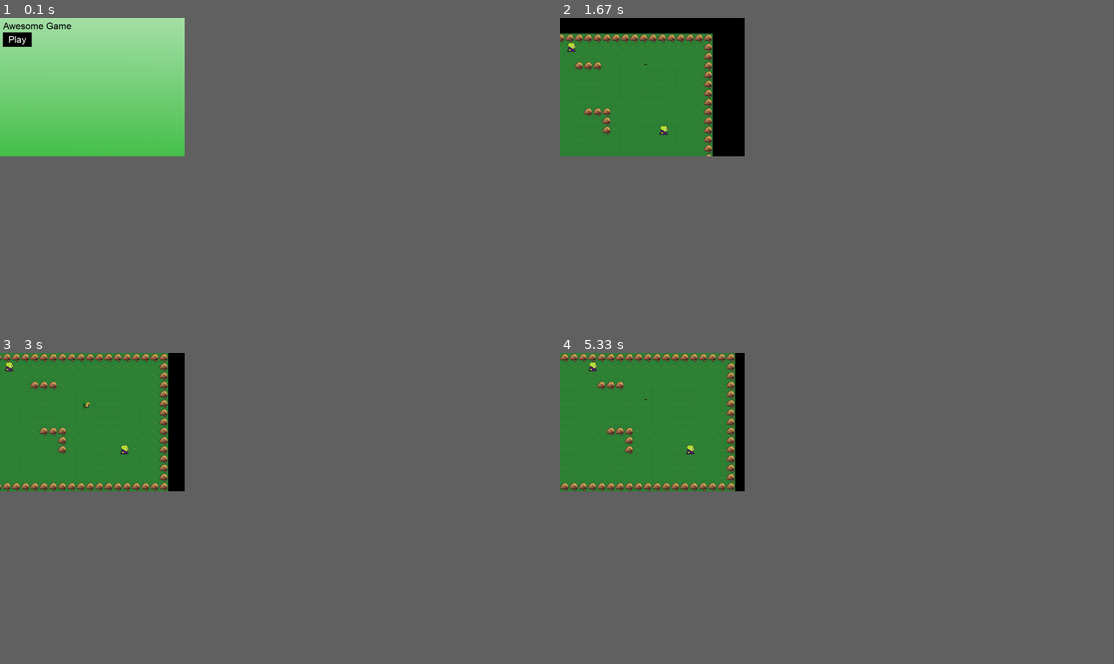
Above: before the commit, frames 1-4 (two rows, left to right).
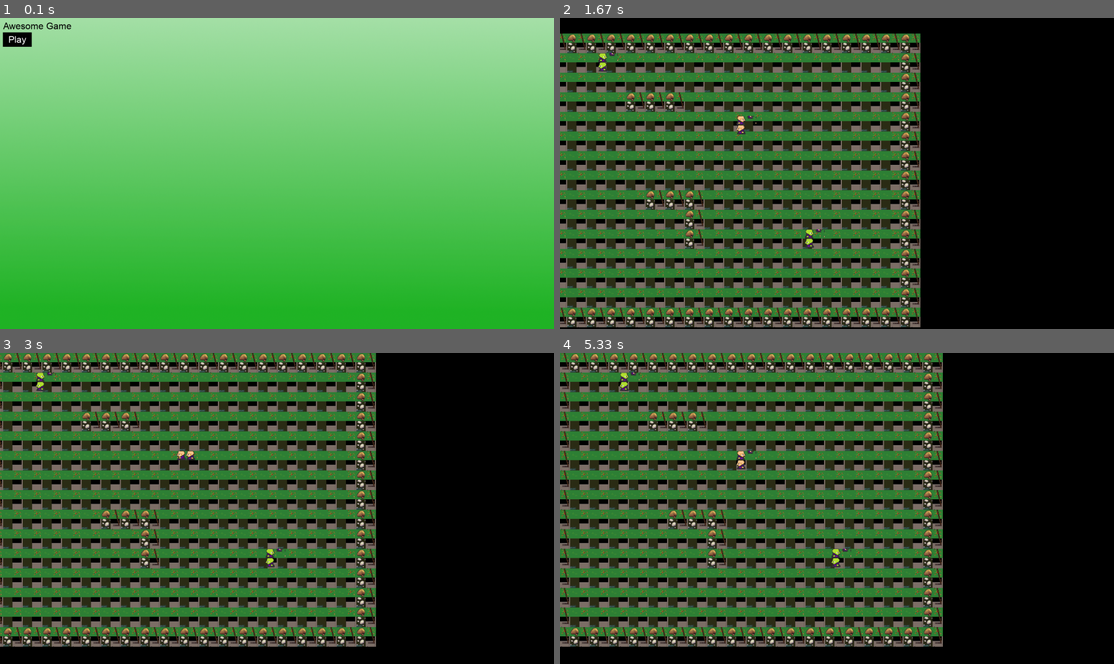
Above: after the commit, the same moments.

Repository: Xoel95/ProyectoPyGame
Game: pygame game, started from main.py
The game is run twice, just before and just after one commit, with the same random seed, the same clock (stepped at 60 frames per second) and the same inputs.
Inputs (mouse positions are in pixels of both pictures, inside the frame that each line leads up to):
- Up to frame 1 (0.1 s): no input
- Up to frame 2 (1.67 s): click (576, 39) at 0.38 s; hold Right 0.67-1.13 s; move the mouse to (814, 189) at 0.7 s; hold Up 1.17-1.47 s; hold Right from 1.5 s (still down)
- Up to frame 3 (3 s): release Right at 1.97 s; hold Left 2-2.53 s; hold Down 2.57-2.87 s; hold Left from 2.9 s (still down)
- Up to frame 4 (5.33 s): release Left at 3.3 s; hold Up 3.33-3.7 s; hold Right 3.73-4.37 s; hold Down 4.4-4.77 s; hold Left 4.8-5.27 s; hold Right from 5.3 s (still down)
In our replay, the window is 300x225 before the commit and 900x506 after it. These sizes can differ from the game's own. Grey fills any space a smaller window leaves; there, only what the larger window draws over its background counts as a difference.

The runs differ from the first frame. In frame 1, 65% of the frame differs, in the area x 0-100%, y 0-79%; in frame 2, 52%; in frame 3, 54%; in frame 4, 55%.

Commit message:
Clase 29/10 Pruebas de fullscreen

Diff:
--- a/config.py
+++ b/config.py
@@ -1,7 +1,7 @@
 # constantes de la ventana
-WIN_WIDTH = 640  # 1366
-WIN_HEIGHT = 480  # 768
-TILESIZE = 32
+WIN_WIDTH = 1920  # 1360    640
+WIN_HEIGHT = 1080  # 1020   480
+TILESIZE = 68  # 32
 FPS = 60
 
 # constantes del personaje
@@ -24,7 +24,7 @@
 BLUE = (0, 0, 255)
 WHITE = (255, 255, 255)
 
-# mapa
+# mapa 20x15
 TILEMAP = [
     'BBBBBBBBBBBBBBBBBBBB',
     'B..E...............B',
--- a/main.py
+++ b/main.py
@@ -1,6 +1,4 @@
-import pygame
 import sys
-from config import *
 from sprites import *
 
 class Game:
@@ -8,12 +6,12 @@
 	def __init__(self):
 		# función main del juego
 		pygame.init()
-		self.screen = pygame.display.set_mode((WIN_WIDTH, WIN_HEIGHT))
+		self.screen = pygame.display.set_mode((WIN_WIDTH, WIN_HEIGHT), pygame.FULLSCREEN)
 		self.clock = pygame.time.Clock()
 		self.font = pygame.font.Font('fonts/arial.ttf', 32)
 		self.running = True
 
-		self.character_spritesheet = Spritesheet('img/link.png')
+		self.character_spritesheet = Spritesheet('img/character.png')
 		self.terrain_spritesheet = Spritesheet('img/terrain.png')
 		self.enemy_spritesheet = Spritesheet('img/enemy.png')
 		self.attack_spritesheet = Spritesheet('img/attack.png')
@@ -131,7 +129,24 @@
 			self.clock.tick(FPS)
 			pygame.display.update()
 
+	def scale_screen_conf(self):
+		# Al poner pantalla completa, podemos tomar el valor del monitor
+		monitor_width = self.screen.get_width()
+		monitor_height = self.screen.get_height()
+		# Calculamos la escala entre ambas fuentes y reajustamos pantalla y fondo
+		scale_width = monitor_width / WIN_WIDTH
+		scale_height = monitor_height / WIN_HEIGHT
+		self.screen = pygame.display.set_mode((monitor_width, monitor_height), pygame.FULLSCREEN)
+		bg_surface = pygame.image.load("img/introbackground.png").convert()
+		pygame.transform.scale(bg_surface, (int(bg_surface.get_width() * scale_width),
+											int(bg_surface.get_height() * scale_height)))
+		bg_surface = pygame.image.load("img/gameover.png").convert()
+		pygame.transform.scale(bg_surface, (int(bg_surface.get_width() * scale_width),
+											int(bg_surface.get_height() * scale_height)))
+
+
 g = Game()
+g.scale_screen_conf()
 g.intro_screen()
 g.new()
 
Binary file changed: img/gameover.png
Binary file changed: img/introbackground.png
